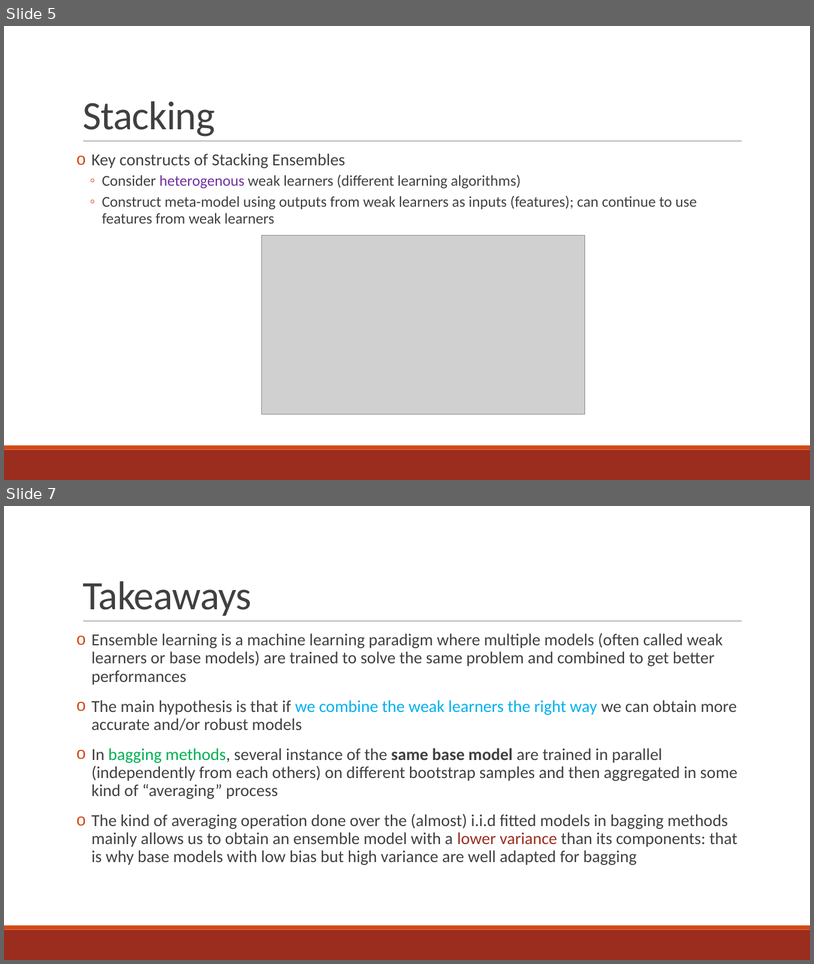
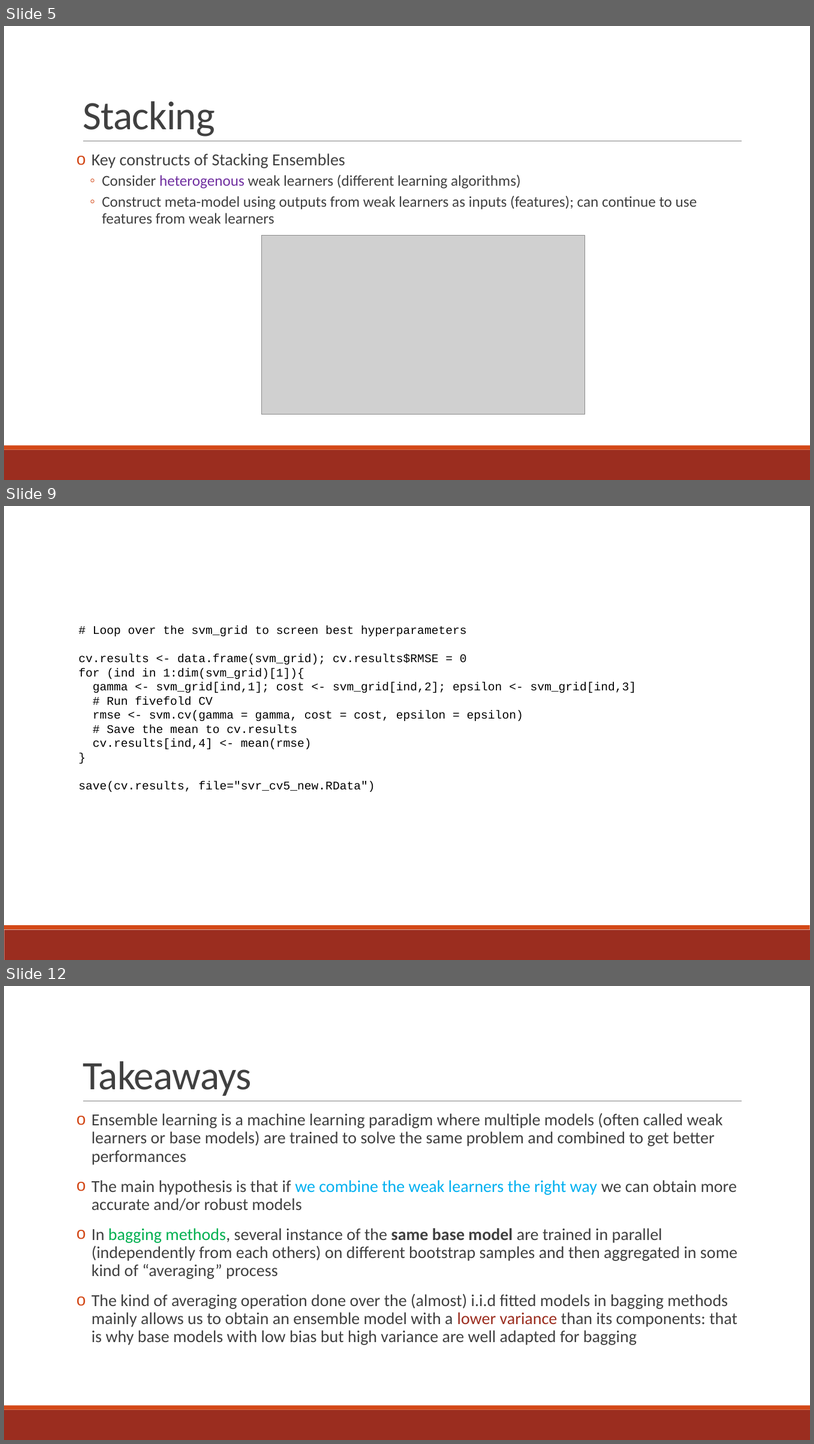
Before and after one commit to rnorthconference/2019Talks, a slide deck: Breakout3b/kreeger_north_20190816.pptx. Shown one above the other, each under a label of ours: slides 5 and 7 before the commit, slides 5, 9 and 12 after it; the slides between them are not shown. The pictures are 814x964 and 814x1444 pixels, drawn with LibreOffice and Linux fonts; fonts in the diff are those of the drawing; grey boxes stand for pictures. Boxes give left, top, right and bottom in pixels: in the first picture for what was removed or moved away, otherwise in the second. Text is boxed around its words. In the diff, an @@ line names an element or a change of style, - is before the commit and + after.

```diff
--- a/Breakout3b/kreeger_north_20190816.pptx
+++ b/Breakout3b/kreeger_north_20190816.pptx
@@ slide 9 added at (x1=4, y1=506, x2=810, y2=960), background #FFFFFF; not listed: 2 template elements that a slide beside it also shows @@
@@ text added at (x1=78, y1=625, x2=637, y2=792), 14 pt, text #000000 @@
+# Loop over the svm_grid to screen best hyperparameters
+cv.results <- data.frame(svm_grid); cv.results$RMSE = 0
+for (ind in 1:dim(svm_grid)[1]){
+gamma <- svm_grid[ind,1]; cost <- svm_grid[ind,2]; epsilon <- svm_grid[ind,3]
+# Run fivefold CV
+rmse <- svm.cv(gamma = gamma, cost = cost, epsilon = epsilon)
+# Save the mean to cv.results
+cv.results[ind,4] <- mean(rmse)
+}
+save(cv.results, file="svr_cv5_new.RData")
@@ what was slide 7 is now slide 12 @@
```
Also in this commit, not shown: 7 other slides added, 1 slide removed.
